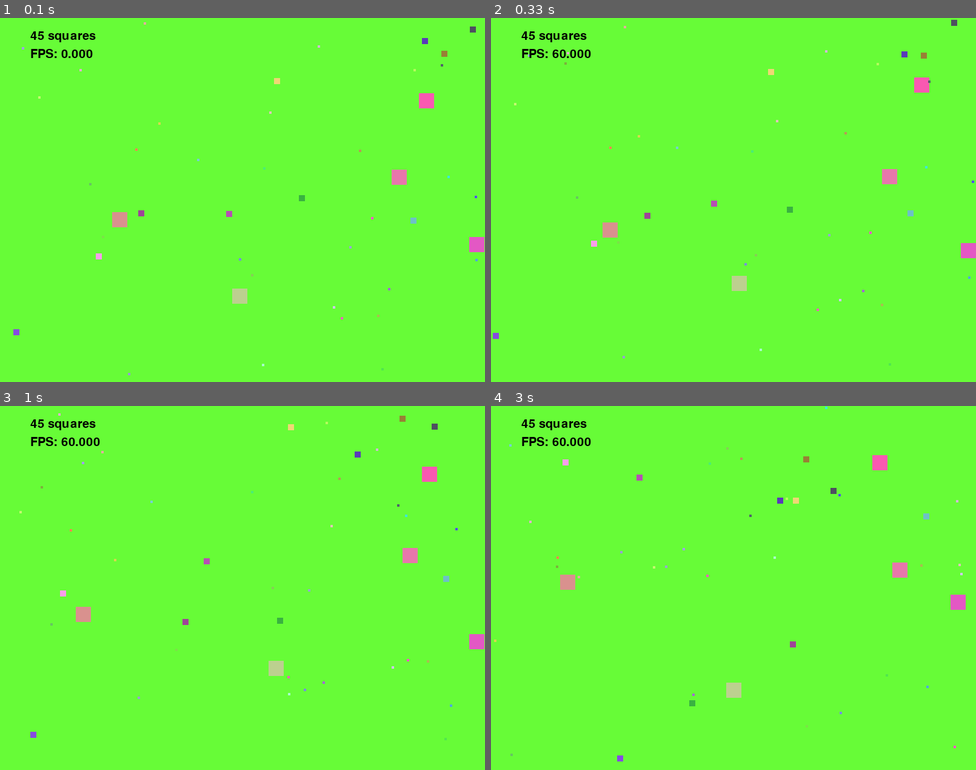
Above: before the commit, frames 1-4 (two rows, left to right).
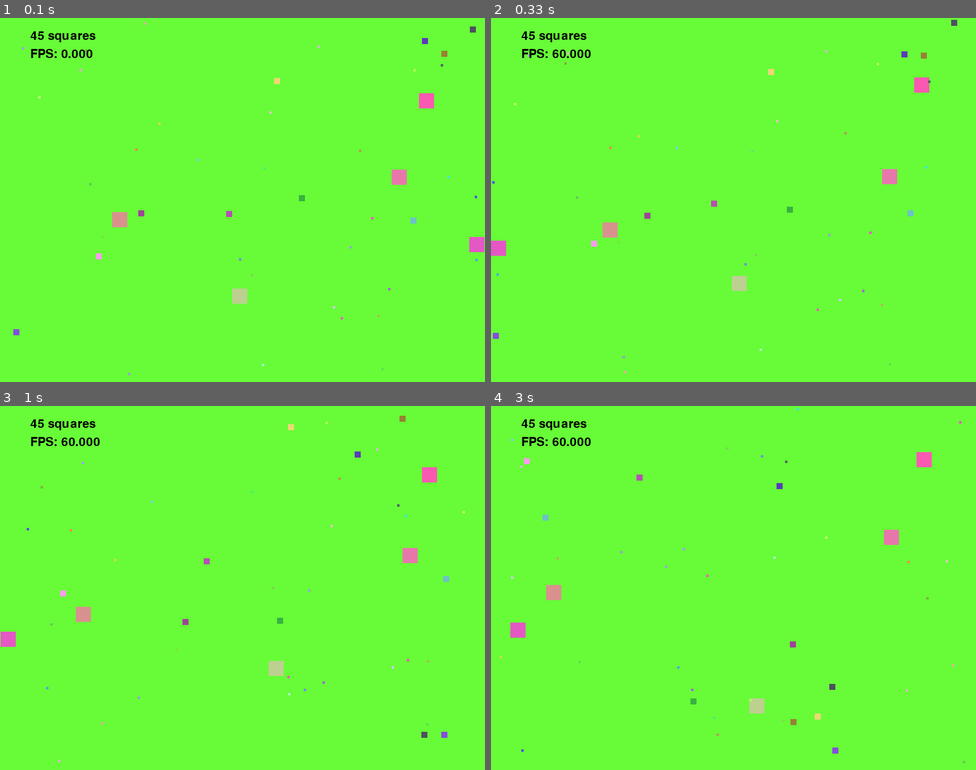
Above: after the commit, the same moments.

Repository: kevinotah/lab8-pygame
Game: pygame game, started from main.py
Same seed, same stepped clock (60 frames per second), same inputs: the game is played once before the commit and once after it.
Inputs:
- Up to frame 1 (0.1 s): no input
- Up to frame 2 (0.33 s): no input
- Up to frame 3 (1 s): no input
- Up to frame 4 (3 s): no input

Frame 1 is identical in both runs. In frame 2, 0.3% of the frame differs, in the area x 0-100%, y 2-98%; in frame 3, 0.4%; in frame 4, 1.8%, in the area x 0-98%, y 0-99%.

Commit message:
exam: q3 - screen wrapping

Diff:
--- a/main.py
+++ b/main.py
@@ -94,14 +94,17 @@
         self.y += vy * dt
 
         # Reflect off the left/right walls and clamp the square back on-screen.
-        if self.x <= 0 or self.x >= SCREEN_WIDTH - self.size:
-            self.angle = math.pi - self.angle
-            self.x = max(0, min(SCREEN_WIDTH - self.size, self.x))
+        if self.x < 0:
+            self.x = SCREEN_WIDTH - self.size
+        elif self.x > SCREEN_WIDTH - self.size:
+            self.x = 0
 
         # Reflect off the top/bottom walls and clamp the square back on-screen.
-        if self.y <= 0 or self.y >= SCREEN_HEIGHT - self.size:
-            self.angle = -self.angle
-            self.y = max(0, min(SCREEN_HEIGHT - self.size, self.y))
+        if self.y < 0:
+            self.y = SCREEN_HEIGHT - self.size
+        elif self.y > SCREEN_HEIGHT - self.size:
+            self.y = 0
+
 
     def compute_flee_vector(self, all_squares: List['Square']) -> Tuple[float, float]:
         # Return a vector pointing away from larger nearby squares.
